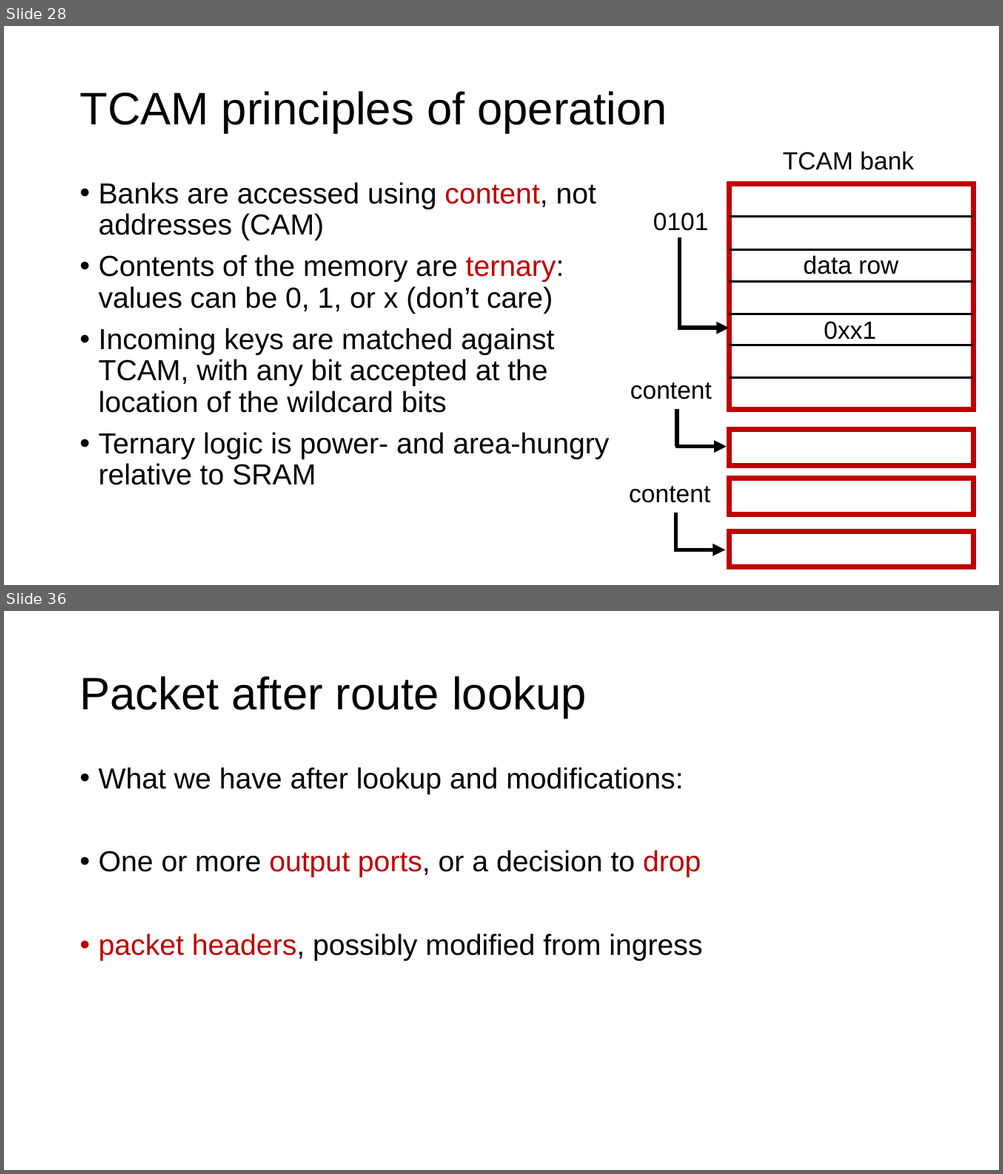
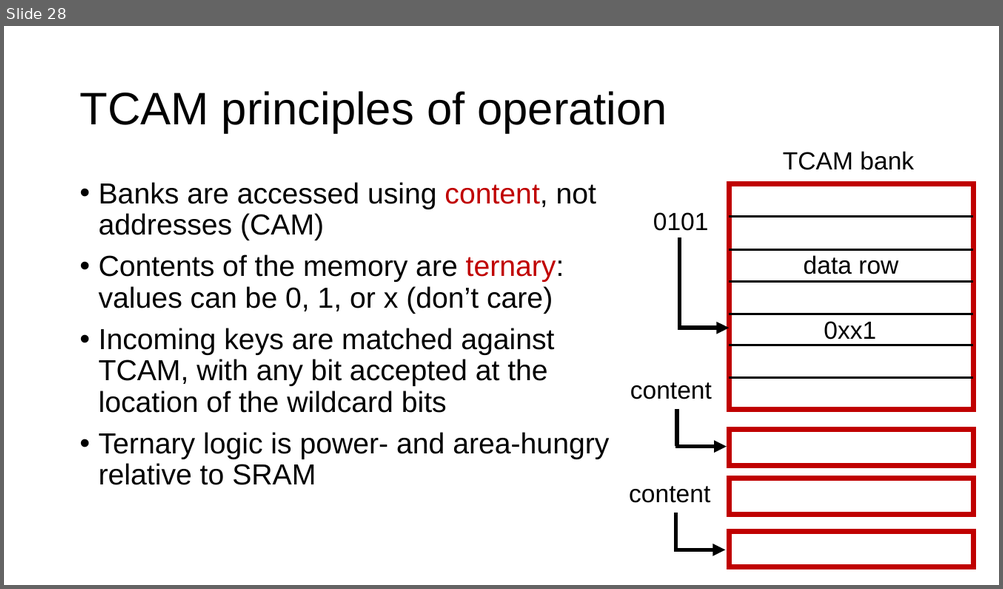
Before and after one commit to ngsrinivas/coursegen, a slide deck: ex/552-S24/staging/552-S24/lectures/08-network-hardware-data-plane.pptx. Shown one above the other, each under a label of ours: slides 28 and 36 before the commit, slide 28 after it; the slides between them are not shown. The pictures are 1003x1174 and 1003x589 pixels, drawn with LibreOffice and Linux fonts; fonts in the diff are those of the drawing. Boxes give left, top, right and bottom in pixels: in the first picture for what was removed or moved away, otherwise in the second. Text is boxed around its words. In the diff, an @@ line names an element or a change of style, - is before the commit and + after.

```diff
--- a/ex/552-S24/staging/552-S24/lectures/08-network-hardware-data-plane.pptx
+++ b/ex/552-S24/staging/552-S24/lectures/08-network-hardware-data-plane.pptx
@@ slide 36 removed at [4, 611, 999, 1170], background #FFFFFF @@
@@ title removed at [79, 676, 586, 718] @@
-Packet after route lookup
@@ text removed at [99, 767, 702, 961] @@
-• What we have after lookup and modifications:
-• One or more output ports, or a decision to drop
-• packet headers, possibly modified from ingress
```
Also in this commit, not shown: 21 other slides removed, 4 other files.
